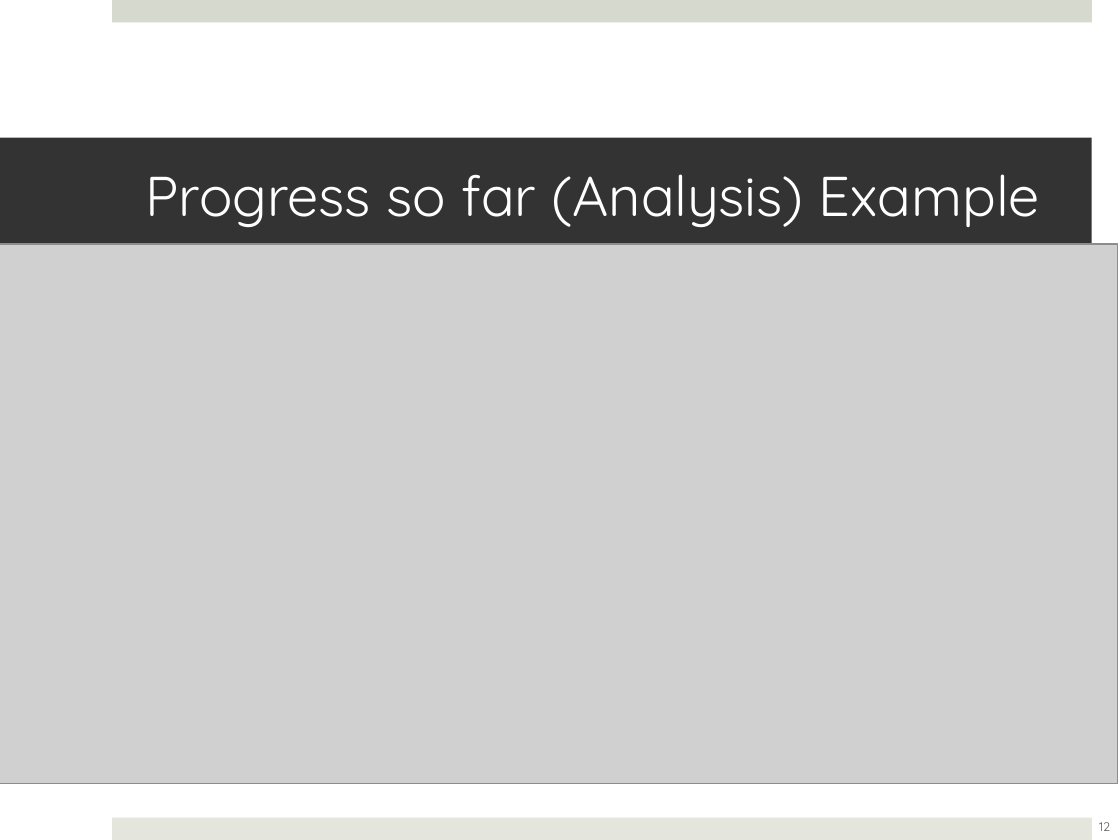
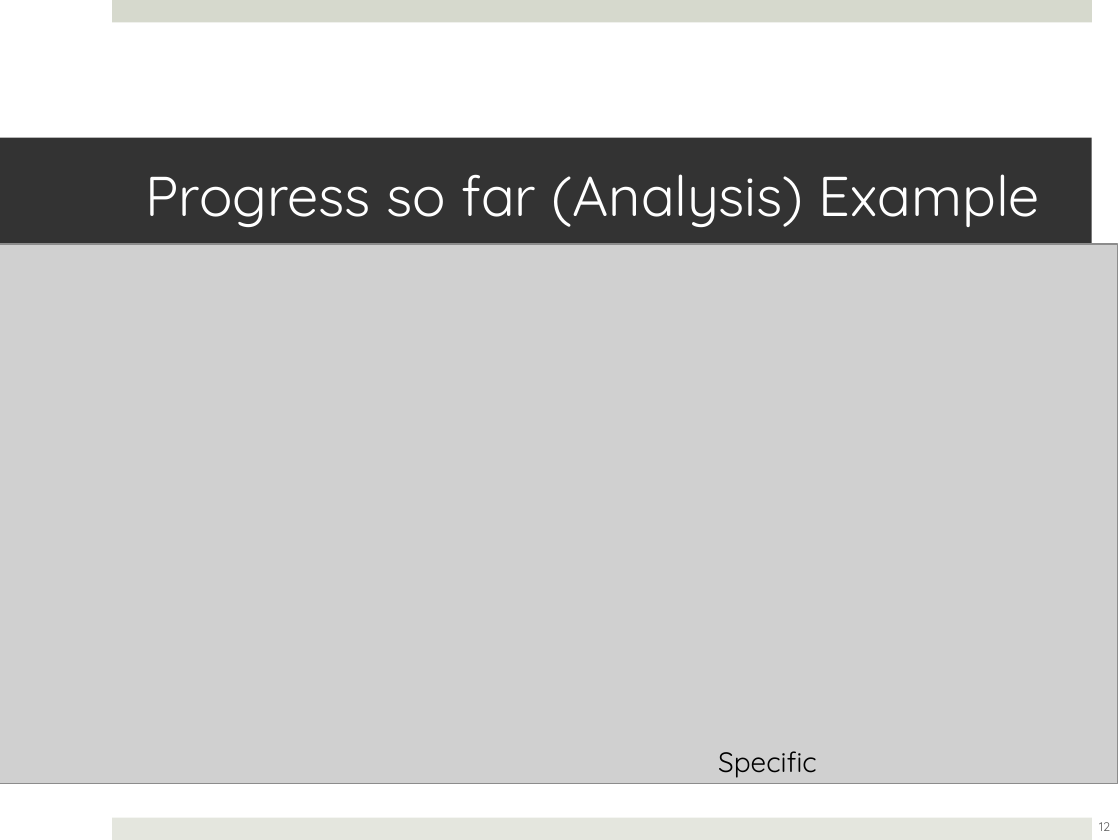
Before and after one commit to lwheng/fyp, a slide deck: slide 12 of presentation/fypupdate25may2012.ppt. Drawn at 1120x840 pixels with LibreOffice and Linux fonts; fonts in the diff are those of the drawing; grey boxes stand for pictures. Boxes give left, top, right and bottom in pixels: in the first picture for what was removed or moved away, otherwise in the second. Text is boxed around its words. In the diff, an @@ line names an element or a change of style, - is before the commit and + after.

```diff
--- a/presentation/fypupdate25may2012.ppt
+++ b/presentation/fypupdate25may2012.ppt
@@ text added at box(718, 751, 817, 778), 18 pt, text #000000 @@
+Specific
```
Also in this commit, not shown: 3 other slides changed.
